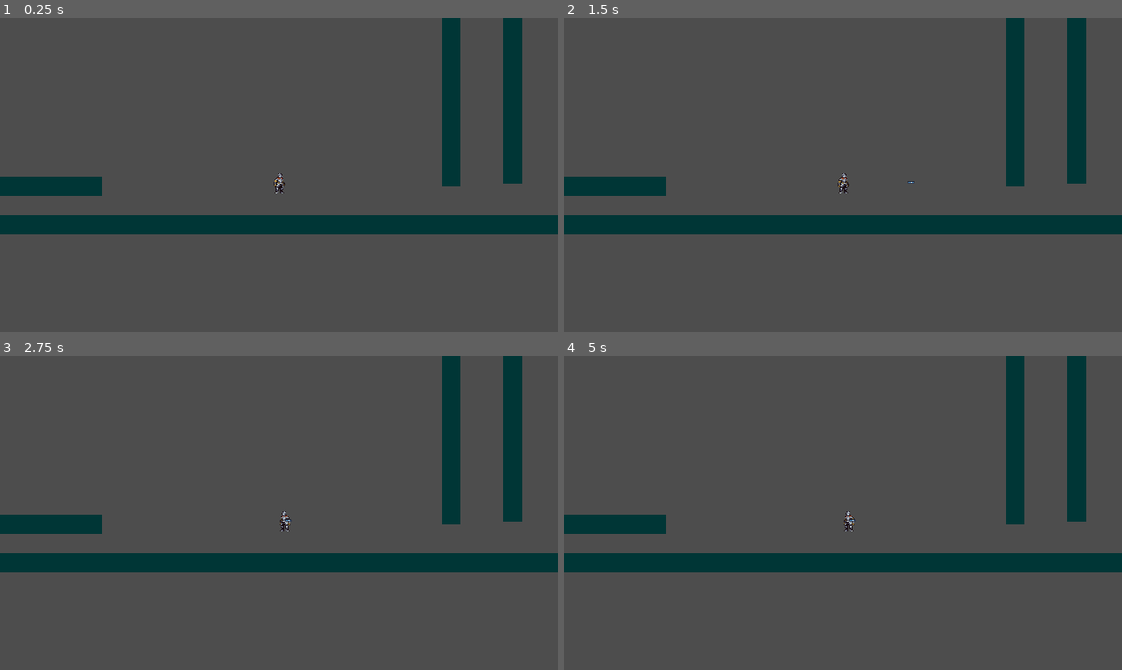
Above: before the commit, frames 1-4 (two rows, left to right).
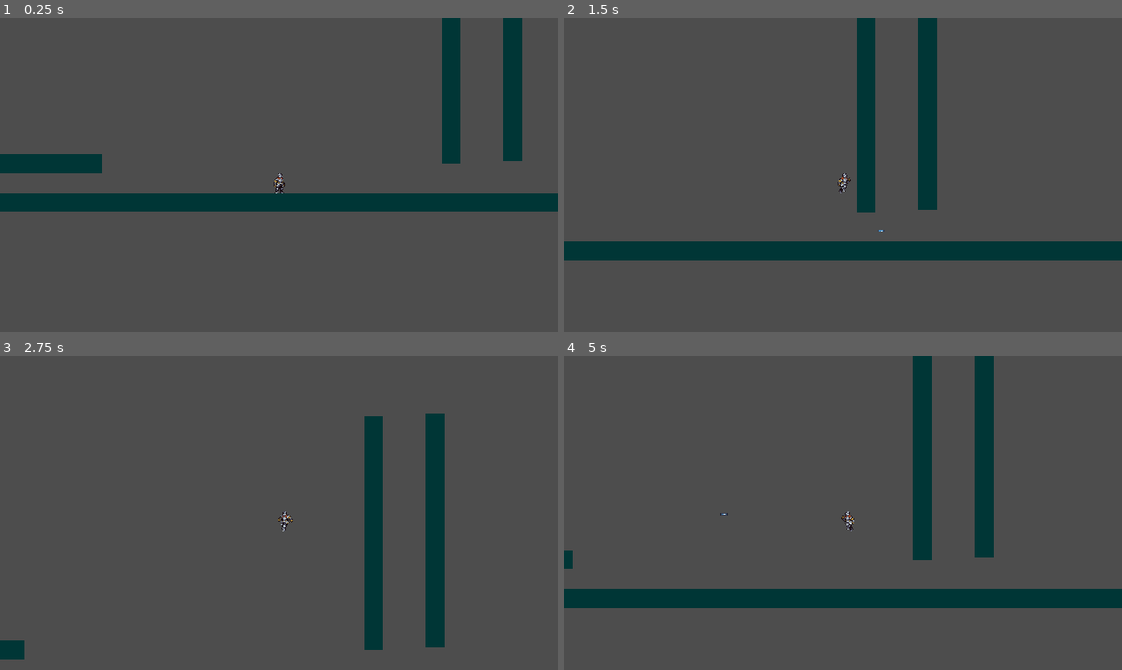
Above: after the commit, the same moments.

Repository: Pakkyui/PLATFORM
Game: Godot game, scene res://scenes/World.tscn
Same seed, same stepped clock (60 frames per second), same inputs: the game is played once before the commit and once after it. The engine's default icon, where the game draws it, is replaced by a stand-in: a white triangle on a blue panel in a dark square.
Inputs:
- Up to frame 1 (0.25 s): no input
- Up to frame 2 (1.5 s): tap Enter at 0.5 s; hold V (blade) 0.53-1.28 s; hold D (right) from 0.53 s (still down); tap Space (jump) at 0.77, 0.8, 1.07, 1.35 s
- Up to frame 3 (2.75 s): tap Space (jump) at 1.52, 1.82, 2.3 s; tap V (blade) at 1.55 s; release D (right) at 2.03 s; hold A (left) from 2.03 s (still down); hold V (blade) from 2.03 s (still down)
- Up to frame 4 (5 s): release A (left) at 2.78 s; release V (blade) at 2.78 s; hold D (right) 2.78-4.28 s; tap V (blade) at 2.85, 4.35 s; tap Space (jump) at 3.02, 3.32, 4.52, 4.82 s; hold Space (jump) 3.53-4.28 s; hold A (left) from 4.28 s (still down)

The runs differ from the first frame. In frame 1, 14% of the frame differs, in the area x 0-100%, y 43-69%; in frame 2, 21%, in the area x 0-100%, y 0-78%; in frame 3, 15%; in frame 4, 21%.
Error before the commit: Invalid operands 'float' and 'Nil' in operator '+'. (res://scripts/player.gd:91)

Commit message:
wall climb

Diff:
--- a/scenes/World.tscn
+++ b/scenes/World.tscn
@@ -15,12 +15,13 @@
 [node name="player" parent="." instance=ExtResource("1_bvb2d")]
 position = Vector2(188, 174)
 speed = 300
-gravity = null
-blade_force = null
+gravity = 30
+blade_force = 400
 
 [node name="Platform" type="StaticBody2D" parent="."]
 position = Vector2(248, 255)
 scale = Vector2(50, 1)
+collision_layer = 3
 
 [node name="MeshInstance2D" type="MeshInstance2D" parent="Platform"]
 modulate = Color(0, 0.211765, 0.211765, 1)
@@ -33,6 +34,7 @@
 [node name="Platform2" type="StaticBody2D" parent="."]
 position = Vector2(517, -42)
 rotation = 1.57079
+collision_layer = 3
 
 [node name="MeshInstance2D" type="MeshInstance2D" parent="Platform2"]
 modulate = Color(0, 0.211765, 0.211765, 1)
@@ -45,6 +47,7 @@
 [node name="Platform3" type="StaticBody2D" parent="."]
 position = Vector2(635, -47)
 rotation = 1.57079
+collision_layer = 3
 
 [node name="MeshInstance2D" type="MeshInstance2D" parent="Platform3"]
 modulate = Color(0, 0.211765, 0.211765, 1)
@@ -56,6 +59,7 @@
 
 [node name="Platform4" type="StaticBody2D" parent="."]
 position = Vector2(-374, 181)
+collision_layer = 3
 
 [node name="MeshInstance2D" type="MeshInstance2D" parent="Platform4"]
 modulate = Color(0, 0.211765, 0.211765, 1)
@@ -67,6 +71,7 @@
 
 [node name="Platform5" type="StaticBody2D" parent="."]
 position = Vector2(-820, 129)
+collision_layer = 3
 
 [node name="MeshInstance2D" type="MeshInstance2D" parent="Platform5"]
 modulate = Color(0, 0.211765, 0.211765, 1)
@@ -78,6 +83,7 @@
 
 [node name="Platform6" type="StaticBody2D" parent="."]
 position = Vector2(-1345, 30)
+collision_layer = 3
 
 [node name="MeshInstance2D" type="MeshInstance2D" parent="Platform6"]
 modulate = Color(0, 0.211765, 0.211765, 1)
--- a/scenes/blade.tscn
+++ b/scenes/blade.tscn
@@ -7,7 +7,7 @@
 size = Vector2(4, 14)
 
 [node name="Blade" type="CharacterBody2D"]
-collision_layer = 32
+collision_layer = 6
 script = ExtResource("1_praq0")
 
 [node name="Sprite2D" type="Sprite2D" parent="."]
--- a/scenes/player.tscn
+++ b/scenes/player.tscn
@@ -284,10 +284,7 @@
 
 [node name="Player" type="CharacterBody2D"]
 script = ExtResource("1_uvnam")
-speed = null
-gravity = null
 jump_force = 800
-blade_force = null
 
 [node name="Sprite2D" type="Sprite2D" parent="."]
 position = Vector2(6, -20)
@@ -314,15 +311,6 @@
 }
 autoplay = "idle"
 
-[node name="90" type="Marker2D" parent="."]
-position = Vector2(0, -21)
-
-[node name="45" type="Marker2D" parent="."]
-position = Vector2(14, -12)
-
-[node name="135" type="Marker2D" parent="."]
-position = Vector2(-12, -12)
-
 [node name="PREDASHTIME" type="Timer" parent="."]
 wait_time = 0.2
 one_shot = true
--- a/scripts/player.gd
+++ b/scripts/player.gd
@@ -4,7 +4,9 @@
 enum States{AIR = 1, FLOOR, CHARGE, WALL, DASH, PREDASH}
 var state = States.AIR
 var can_blade: bool = true
-var air_fric = 1300
+var air_fric = 1000
+var charge_fric = 0.1
+var direction = 1
 @export var speed = 150
 @export var gravity = 30
 @export var jump_force = 200
@@ -15,24 +17,28 @@
 
 #Input
 func _physics_process(_delta):
-	print(state)
+	print(is_on_wall())
 	cblade()
 	match state:
 		States.AIR:
 			if is_on_floor():
 				state = States.FLOOR
+			elif is_on_wall():
+				state = States.WALL
 			if Input.is_action_just_pressed("blade") && can_blade:
 				state = States.PREDASH
 				$PREDASHTIME.start()
 			var horizontal_direction = Input.get_axis("left" , "right")
 			if horizontal_direction != 0:
-				velocity.x = move_toward(velocity.x, 20 * horizontal_direction, air_fric * _delta)
+				velocity.x = move_toward(velocity.x, speed * horizontal_direction, air_fric * _delta)
 			else:
 				velocity.x = move_toward(velocity.x, 0 ,air_fric * _delta)
 			if horizontal_direction != 0:
 				sprite.flip_h = (horizontal_direction == -1)
-			move_and_fall()
+			move_and_fall(false)
+			set_direction()
 			update_animations(horizontal_direction)
+
 		States.FLOOR:
 			if Input.is_action_just_pressed("blade") && can_blade:
 				state = States.PREDASH
@@ -47,26 +53,31 @@
 			if Input.is_action_just_pressed("jump"):
 				velocity.y = -jump_force
 				state = States.AIR
-			move_and_fall()
+			move_and_fall(false)
+			set_direction()
 			update_animations(horizontal_direction)
+
 		States.PREDASH:
 			if Input.is_action_just_released("blade"):
 				state = States.DASH
 			if $PREDASHTIME.is_stopped():
 				state = States.CHARGE
-			move_and_fall()
+			move_and_fall(false)
+			set_direction()
+
 		States.DASH:
 			fire()
 			if not is_on_floor():
 				state = States.AIR
 			else:
 				state = States.FLOOR
+
 		States.CHARGE:
 			var horizontal_direction = Input.get_axis("left" , "right")
 			if horizontal_direction != 0:
-				velocity.x = move_toward(velocity.x, 20 * horizontal_direction, air_fric * _delta)
+				velocity.x = move_toward(velocity.x, speed * horizontal_direction, charge_fric * _delta)
 			else:
-				velocity.x = move_toward(velocity.x, 0 ,air_fric * _delta)
+				velocity.x = move_toward(velocity.x, 0 ,charge_fric * _delta)
 			if horizontal_direction != 0:
 				sprite.flip_h = (horizontal_direction == -1)
 			if Input.is_action_just_released("blade"):
@@ -75,22 +86,39 @@
 					state = States.AIR
 				else:
 					state = States.FLOOR
+			set_direction()
 			charge_and_fall()
+
+		States.WALL:
+			if is_on_floor():
+				state = States.FLOOR
+			elif not is_on_wall():
+				state = States.AIR
+			if Input.is_action_just_pressed("blade") && can_blade:
+				state = States.PREDASH
+			if Input.is_action_pressed("jump") && ((Input.is_action_pressed("left") and direction == 1) or Input.is_action_pressed("right") and direction == -1):
+				velocity.x = 500 * -direction
+				velocity.y = -jump_force * 0.9
+				state = States.AIR
+			move_and_fall(true)
+
+func set_direction():
+		direction = 1 if not sprite.flip_h else -1
 
 func charge_and_fall():
 	if !is_on_floor():
-		velocity.y = gravity
 		if velocity.y > 0.1:
 			velocity.y = 0.1
-		if velocity.x > 30:
-			velocity.x = 30
-	move_and_fall()
+	move_and_fall(false)
 
-func move_and_fall():
+func move_and_fall(slow_fall: bool):
+	if slow_fall:
+		if velocity.y > 50:
+			velocity.y = 50
 	if !is_on_floor():
 		velocity.y += gravity
-		if velocity.y > 1000:
-			velocity.y = 1000
+		if velocity.y > 4800:
+			velocity.y = 725
 	move_and_slide()
 
 func update_animations(horizontal_direction):
@@ -105,10 +133,8 @@
 		elif velocity.y > 0:
 			ap.play("fall")
 
-	#Blade shooting input
 func fire():
 	if can_blade:
-		var direction = 1 if not sprite.flip_h else -1
 		var t = TBlade.instantiate()
 		t.direction = direction
 		get_parent().add_child(t)
